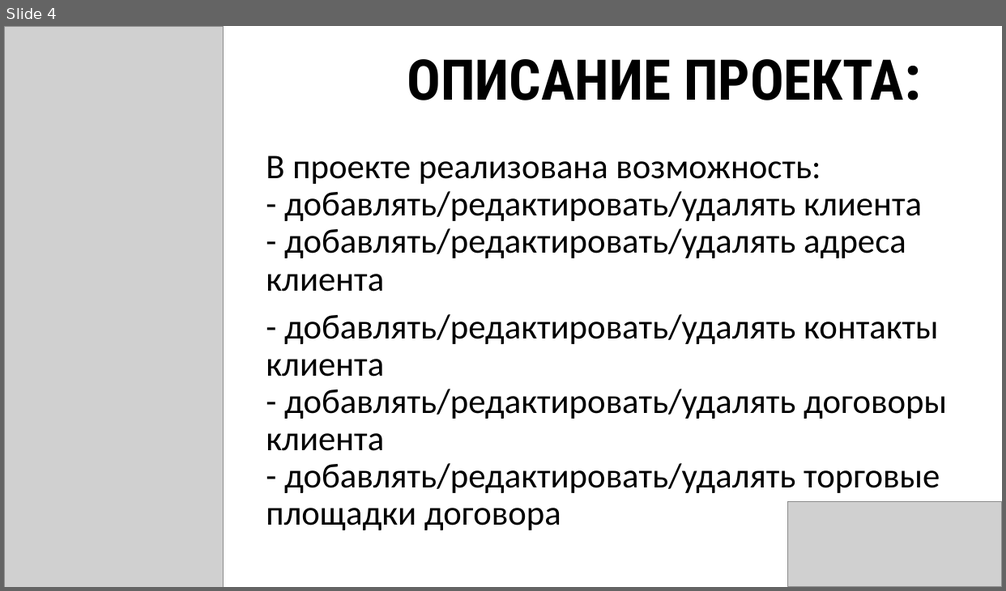
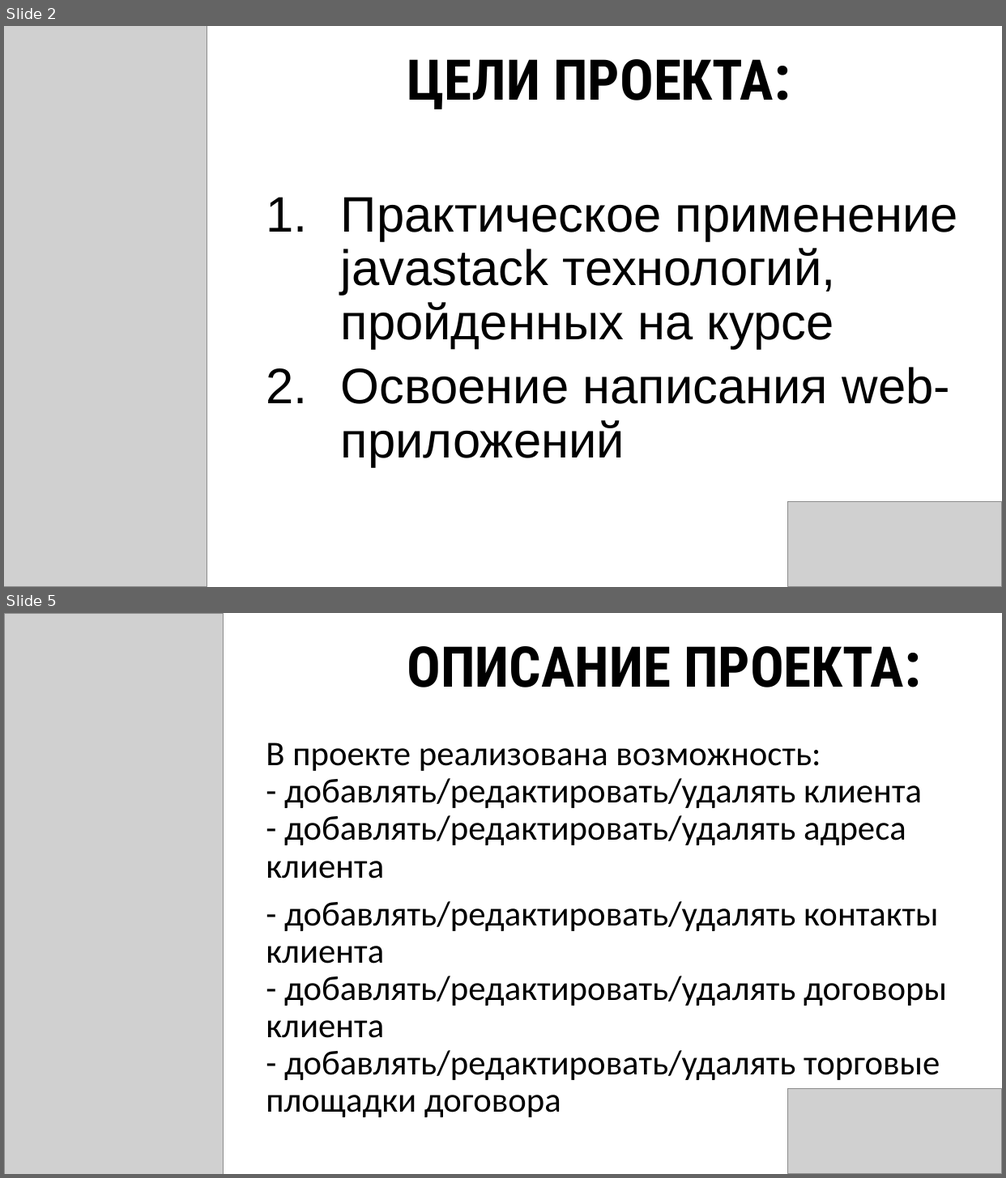
Before and after one commit to gigi090782/2019-11-otus-spring-krasilova-BrokerageSystem, a slide deck: Presentation/Информационная система брокерского обслуживания.pptx. Shown one above the other, each under a label of ours: slide 4 before the commit, slides 2 and 5 after it; the slides between them are not shown. The pictures are 1006x591 and 1006x1178 pixels, drawn with LibreOffice and Linux fonts; fonts in the diff are those of the drawing; grey boxes stand for pictures. Boxes give left, top, right and bottom in pixels: in the first picture for what was removed or moved away, otherwise in the second. Text is boxed around its words. In the diff, an @@ line names an element or a change of style, - is before the commit and + after.

```diff
--- a/Presentation/Информационная система брокерского обслуживания.pptx
+++ b/Presentation/Информационная система брокерского обслуживания.pptx
@@ slide 2 added at box(4, 26, 1002, 587), background #FFFFFF @@
@@ picture added at box(4, 26, 206, 587) @@
@@ title added at box(407, 59, 774, 109), 54 pt, text #000000, bold @@
+ЦЕЛИ ПРОЕКТА:
@@ text added at box(341, 197, 958, 467), 48 pt, text #000000 @@
+1. Практическое применение javastack технологий, пройденных на курсе
+2. Освоение написания web- приложений
@@ picture added at box(788, 502, 1002, 587) @@
@@ what was slide 4 is now slide 5 @@
```
Also in this commit, not shown: 3 slides changed, 4 other files.
